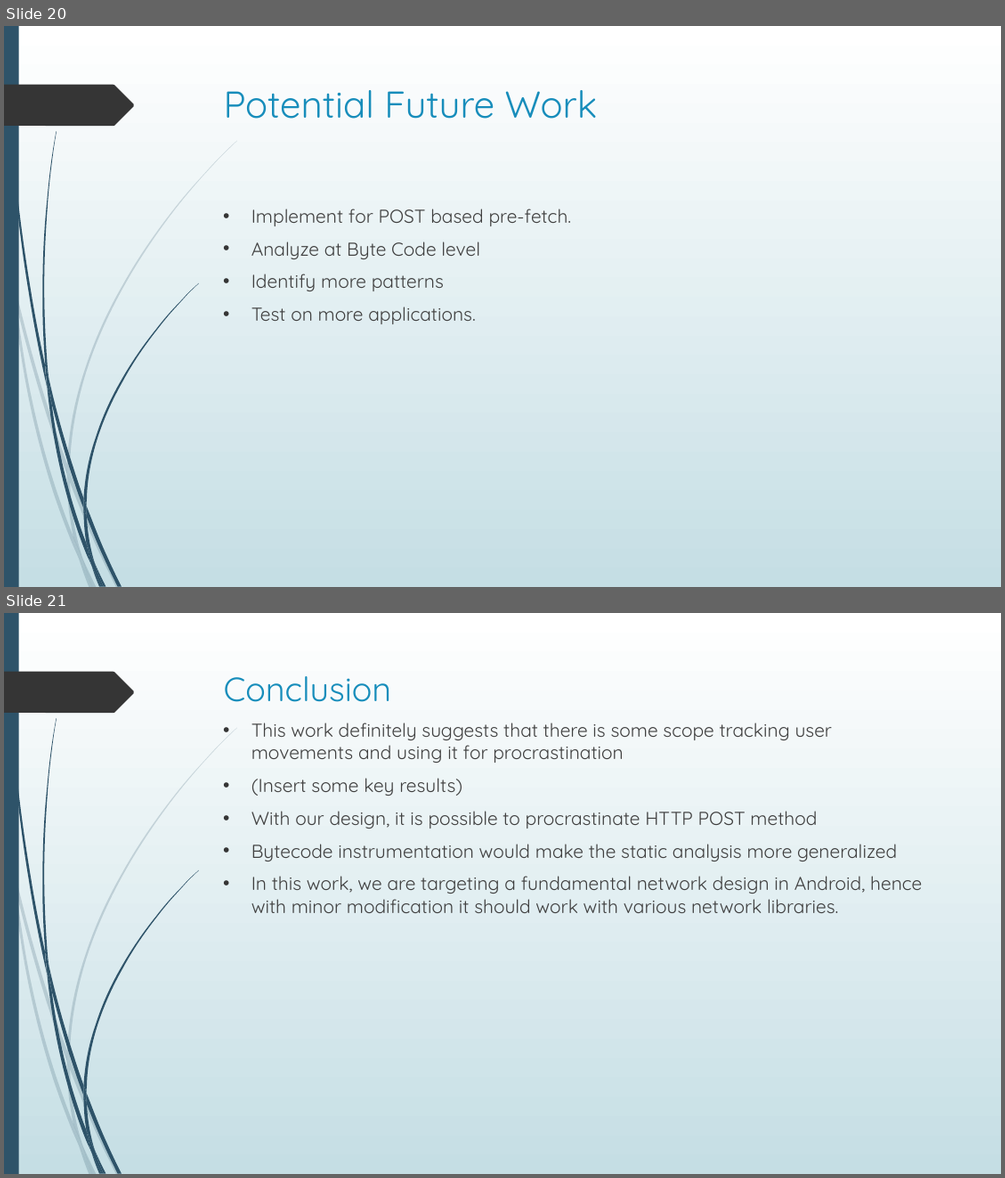
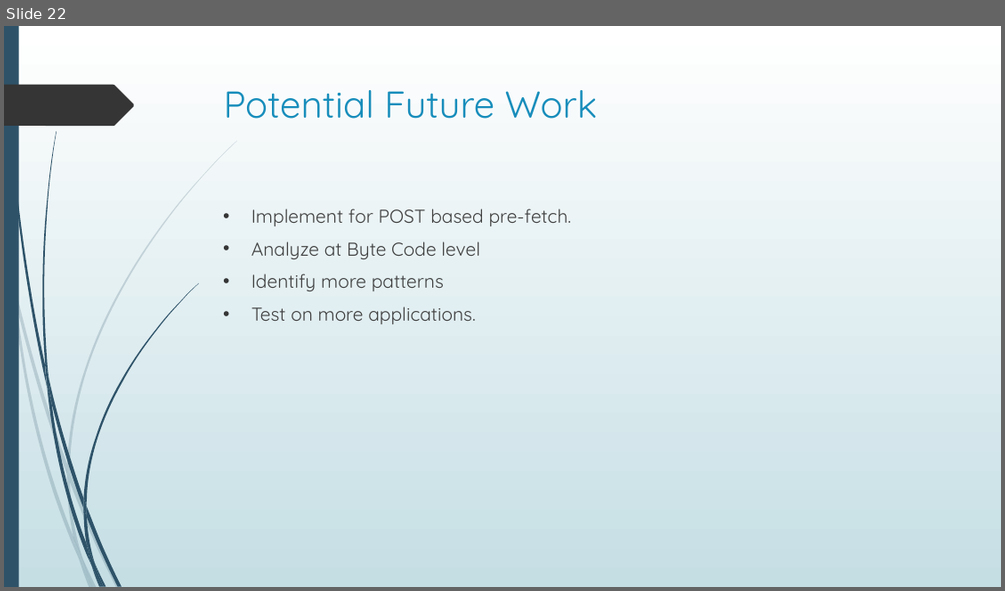
Before and after one commit to shahamish150294/PrefetchProcrastinatorAndroid, a slide deck: Prefetch Procrastinator Final Presentation.pptx. Shown one above the other, each under a label of ours: slides 20 and 21 before the commit, slide 22 after it. The pictures are 1005x1178 and 1005x591 pixels, drawn with LibreOffice and Linux fonts; fonts in the diff are those of the drawing. Boxes give left, top, right and bottom in pixels: in the first picture for what was removed or moved away, otherwise in the second. Text is boxed around its words. In the diff, an @@ line names an element or a change of style, - is before the commit and + after.

Commit message:
Updated results in PPT

```diff
--- a/Prefetch Procrastinator Final Presentation.pptx
+++ b/Prefetch Procrastinator Final Presentation.pptx
@@ slide 21 removed at (x1=4, y1=613, x2=1001, y2=1174), background gradient #FFFFFF to #C5DEE5; not listed: 24 template elements that a slide beside it also shows @@
@@ title removed at (x1=224, y1=676, x2=392, y2=702) @@
-Conclusion
@@ text removed at (x1=251, y1=722, x2=922, y2=913) @@
-• This work definitely suggests that there is some scope tracking user movements and using it for procrastination
-• (Insert some key results)
-• With our design, it is possible to procrastinate HTTP POST method
-• Bytecode instrumentation would make the static analysis more generalized
-• In this work, we are targeting a fundamental network design in Android, hence with minor modification it should work with various network libraries.
@@ what was slide 20 is now slide 22 @@
```
Also in this commit, not shown: 2 slides changed, 3 slides added, 1 other slide removed.
